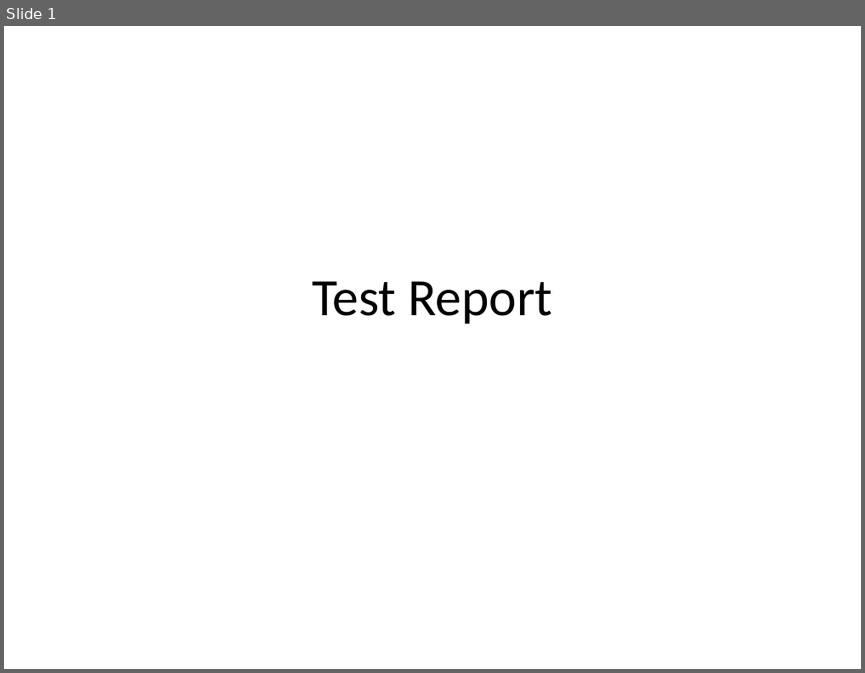
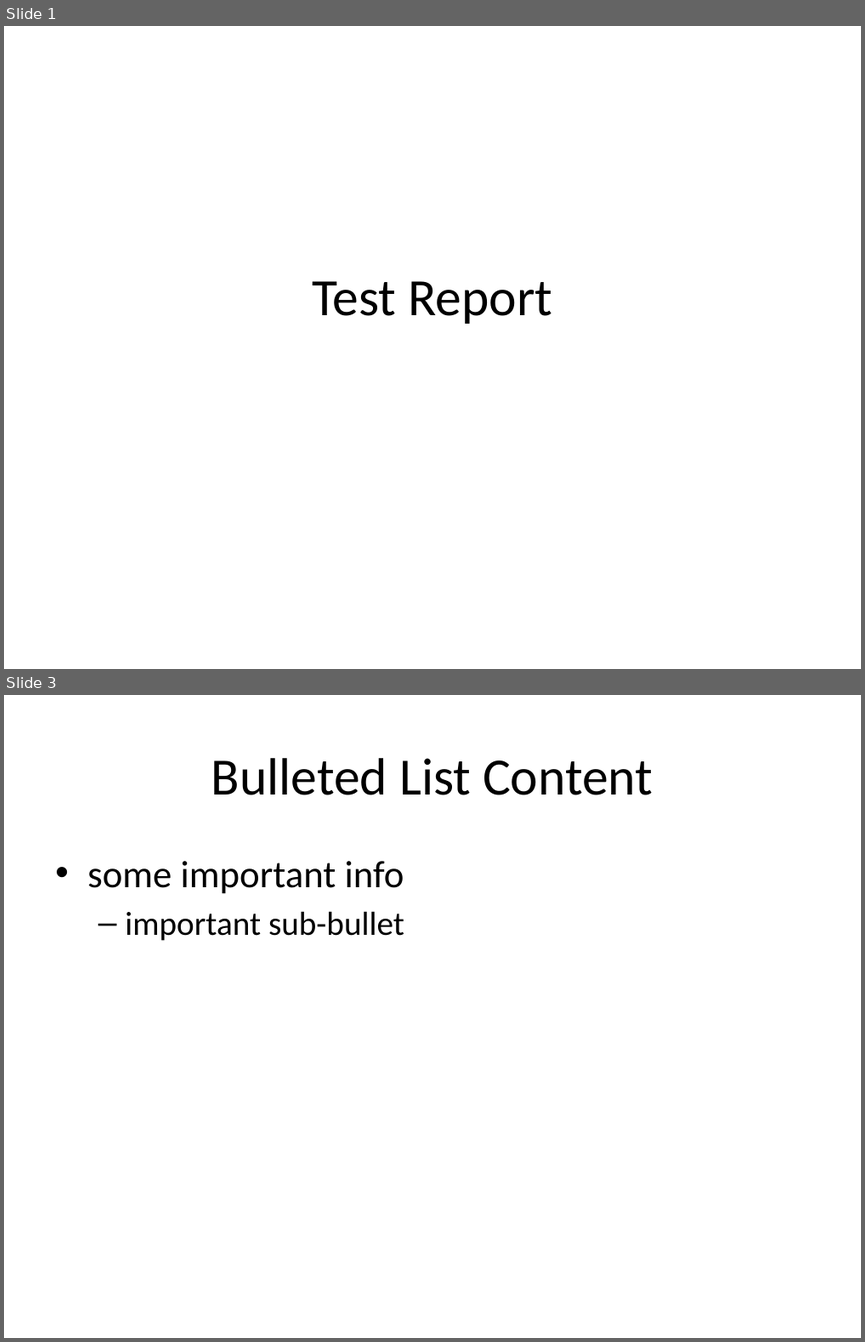
Before and after one commit to cascode-labs/scikit-report, a slide deck: basic_example.pptx. Shown one above the other, each under a label of ours: slide 1 before the commit, slides 1 and 3 after it; the slides between them are not shown. The pictures are 865x673 and 865x1342 pixels, drawn with LibreOffice and Linux fonts; fonts in the diff are those of the drawing. Boxes give left, top, right and bottom in pixels: in the first picture for what was removed or moved away, otherwise in the second. Text is boxed around its words. In the diff, an @@ line names an element or a change of style, - is before the commit and + after.

```diff
--- a/basic_example.pptx
+++ b/basic_example.pptx
@@ slide 3 added at (4, 695, 861, 1338), background #FFFFFF @@
@@ title added at (211, 758, 653, 795), 44 pt, text #000000 @@
+Bulleted List Content
@@ text added at (87, 861, 404, 941), 28 pt, text #000000 @@
+• some important info
+  – important sub-bullet
```
Also in this commit, not shown: 2 other slides added, 1 slide removed, 28 other files.
